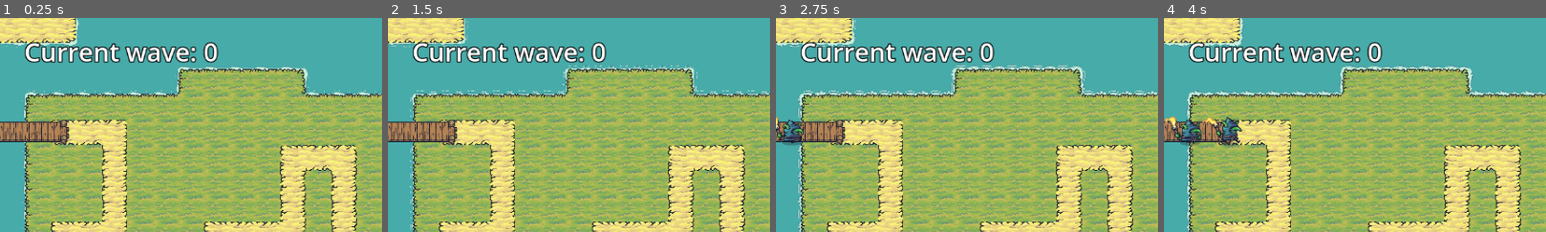
Above: before the commit, frames 1-4 (left to right).
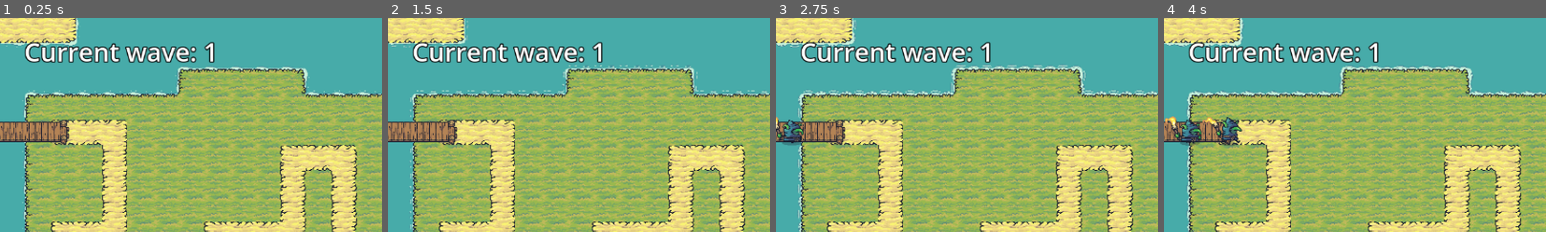
Above: after the commit, the same moments.

Repository: NicoWired/towersmith
Game: Godot game, scene res://source/game/Game.tscn
Same seed, same stepped clock (60 frames per second), same inputs: the game is played once before the commit and once after it.
Inputs (mouse positions are % of the whole screen's width and height, from its top left):
- Up to frame 1 (0.25 s): no input
- Up to frame 2 (1.5 s): click (93, 48) at 0.5 s; click (93, 48) at 1.25 s
- Up to frame 3 (2.75 s): click (93, 48) at 2 s
- Up to frame 4 (4 s): move the mouse to (72, 45) at 2.77 s; move the mouse to (30, 55) at 3.52 s
The pictures show only the part of the screen within x 0-50%, y 0-50%; the shares and areas given below are measured in that part.

The runs differ from the first frame. In frame 1, 0.3% of the frame differs, in the area x 53-58%, y 11-21%; in frame 2, 0.3%; in frame 3, 0.3%; in frame 4, 0.3%.

Commit message:
change tower spawn logic

Diff:
--- a/source/controls/drop_control.gd
+++ b/source/controls/drop_control.gd
@@ -1,7 +1,7 @@
 class_name DropControl
 extends Control
 
-signal building_placed
+signal building_requested
 
 const XY_OFFSET: Vector2 = Vector2(64,0)
 
@@ -24,16 +24,9 @@
 	return false
 
 func _drop_data(at_position: Vector2, data: Variant) -> void:
-	if Economy.current_gold < data["price"]:
-		show_error_text(at_position)
-		return
 	var new_tower: Tower = tower.duplicate()
 	new_tower.position = at_position + XY_OFFSET
-	new_tower.z_index = int(new_tower.global_position.y)
-	Economy.current_gold -= data["price"]
-	add_child(new_tower)
-	get_occupied_areas()
-	building_placed.emit(new_tower)
+	building_requested.emit(new_tower, data["price"], at_position)
 
 func get_occupied_areas() -> void:
 	var buildings: Array[Node] = get_tree().get_nodes_in_group("buildings")
@@ -47,16 +40,3 @@
 			if building.shape.get_rect().has_point(building.to_local(point)):
 				return false
 	return true
-
-func show_error_text(at_position: Vector2) -> void:
-	var error_label := Label.new()
-	error_label.text = "not enough gold"
-	error_label.modulate = Color(1, 0.2, 0.2, 1)
-	error_label.add_theme_font_size_override("font_size", 24)
-	error_label.position = at_position
-	add_child(error_label)
-
-	var tween := create_tween()
-	tween.tween_property(error_label, "position:y", error_label.position.y - 40, 1.2)
-	tween.tween_property(error_label, "modulate:a", 0, 1.2)
-	tween.finished.connect(error_label.queue_free)
--- a/source/enemies/wave_manager.gd
+++ b/source/enemies/wave_manager.gd
@@ -1,6 +1,7 @@
 class_name WaveManager
 extends Node
 
+signal wave_started
 signal wave_finished
 signal enemy_died
 signal no_more_waves
@@ -42,6 +43,7 @@
 	if not waves_over:
 		wave_info = enemy_waves[current_wave]
 		spawn_cd.start()
+		wave_started.emit(current_wave)
 
 func wave_tick() -> void:
 	current_second += 1
@@ -54,7 +56,7 @@
 	current_wave += 1
 	current_second = 0
 	spawn_cd.stop()
-	wave_finished.emit(current_wave)
+	wave_finished.emit()
 	if current_wave >= enemy_waves.size():
 		waves_over = true
 		no_more_waves.emit()
--- a/source/levels/level1/Level1.tscn
+++ b/source/levels/level1/Level1.tscn
@@ -54,16 +54,11 @@
 [node name="EnemyPath" type="Path2D" parent="."]
 curve = SubResource("Curve2D_h4l07")
 
-[node name="Castle" parent="." instance=ExtResource("3_ho887")]
-position = Vector2(1247, 221)
-
 [node name="DropControl" type="Control" parent="."]
 layout_mode = 3
 anchors_preset = 0
-offset_left = -1.0
-offset_top = 8.0
-offset_right = 1566.0
-offset_bottom = 1082.0
+offset_right = 1567.0
+offset_bottom = 1074.0
 script = ExtResource("4_b6prr")
 metadata/_custom_type_script = "uid://c4ksix6auf8dy"
 metadata/_edit_lock_ = true
@@ -75,7 +70,7 @@
 
 [node name="CollisionPolygon2D" type="CollisionPolygon2D" parent="DropControl/DropArea"]
 position = Vector2(4, -8)
-polygon = PackedVector2Array(316, 195, 318, 574, 189, 576, 189, 703, 380, 703, 381, 830, 510, 831, 511, 511, 702, 511, 702, 319, 892, 319, 894, 704, 1023, 703, 1024, 577, 1214, 576, 1218, 59, 1030, 61, 1030, 198, 769, 196, 767, 135, 451, 133, 451, 196)
+polygon = PackedVector2Array(316, 195, 318, 574, 189, 576, 189, 703, 380, 703, 382, 839, 510, 837, 511, 511, 702, 511, 702, 319, 892, 319, 894, 704, 1023, 703, 1024, 577, 1214, 576, 1218, 59, 1030, 61, 1030, 198, 769, 196, 767, 135, 451, 133, 451, 196)
 metadata/_edit_lock_ = true
 
 [node name="DropArea2" type="Area2D" parent="DropControl"]
@@ -150,3 +145,8 @@
 theme_override_constants/outline_size = 10
 theme_override_font_sizes/font_size = 64
 text = "Wave: 69"
+
+[node name="Buildings" type="Node2D" parent="."]
+
+[node name="Castle" parent="Buildings" instance=ExtResource("3_ho887")]
+position = Vector2(1247, 221)
--- a/source/levels/level1/level1.gd
+++ b/source/levels/level1/level1.gd
@@ -12,6 +12,12 @@
 var current_wave: int
 var game_state: int = game_states.INITIAL
 var wave_manager: WaveManager = WaveManager.new()
+#var _gold: int
+#var gold: int:
+	#set(value):
+		#_gold = value
+	#get():
+		#return _gold
 
 
 @onready var enemy_path: Path2D = $EnemyPath
@@ -21,8 +27,9 @@
 @onready var bgm: AudioStreamPlayer = $BGM
 @onready var pause_screen: Panel = $PauseScreen
 @onready var game_over: GameOver = $GameOver
-@onready var castle: Castle = $Castle
+@onready var castle: Castle = $Buildings/Castle
 @onready var wave_indicator: Label = $WaveIndicator
+@onready var buildings: Node2D = $Buildings
 
 
 
@@ -32,11 +39,12 @@
 
 	# connect signals
 	Economy.gold_changed.connect(on_gold_changed)
-	drop_control.building_placed.connect(on_building_placed)
+	drop_control.building_requested.connect(on_building_requested)
 	upgrade_window.visibility_changed.connect(on_upgrade_window_visibility_changed)
 	side_menu.pause_requested.connect(on_pause_requested)
 	side_menu.play_requested.connect(start_wave)
 	castle.castle_destroyed.connect(on_castle_destroyed)
+	wave_manager.wave_started.connect(on_wave_started)
 	wave_manager.wave_finished.connect(on_wave_finished)
 	game_over.new_game_requested.connect(on_new_game_requested)
 	game_over.end_game_requested.connect(on_quit_game_requested)
@@ -58,6 +66,7 @@
 
 func initialize() -> void:
 	Economy.current_gold = INITIAL_GOLD
+	#gold = INITIAL_GOLD
 	wave_manager.initialize(enemy_path)
 	side_menu.pause_button.disabled = true
 	game_state = game_states.INITIAL
@@ -89,9 +98,6 @@
 func on_gold_changed() -> void:
 	side_menu.set_gold_label(Economy.current_gold)
 
-func on_building_placed(building: Tower) -> void:
-	building.upgrade_requested.connect(on_building_upgrade_requested)
-
 func on_building_upgrade_requested(building: Tower) -> void:
 	upgrade_window.update(building)
 	upgrade_window.visible = true
@@ -122,10 +128,36 @@
 	game_over.visible = false
 	get_tree().paused = false
 
-func on_wave_finished(new_wave: int) -> void:
+func on_wave_started(new_wave: int) -> void:
 	current_wave = new_wave
 	update_wave_indicator()
+	game_state = game_states.RUNNING
+
+func on_wave_finished() -> void:
 	game_state = game_states.INITIAL
 
 func update_wave_indicator() -> void:
-	wave_indicator.text = "Current wave: %s" % str(current_wave)
+	wave_indicator.text = "Current wave: %s" % str(current_wave+1)
+
+func on_building_requested(new_building, building_price, error_position):
+	if Economy.current_gold < building_price:
+		show_error_text(error_position)
+		return
+	new_building.z_index = int(new_building.global_position.y)
+	Economy.current_gold -= building_price
+	buildings.add_child(new_building)
+	new_building.upgrade_requested.connect(on_building_upgrade_requested)
+	drop_control.get_occupied_areas()
+
+func show_error_text(at_position: Vector2) -> void:
+	var error_label := Label.new()
+	error_label.text = "not enough gold"
+	error_label.modulate = Color(1, 0.2, 0.2, 1)
+	error_label.add_theme_font_size_override("font_size", 24)
+	error_label.position = at_position
+	add_child(error_label)
+
+	var tween := create_tween()
+	tween.tween_property(error_label, "position:y", error_label.position.y - 40, 1.2)
+	tween.tween_property(error_label, "modulate:a", 0, 1.2)
+	tween.finished.connect(error_label.queue_free)
